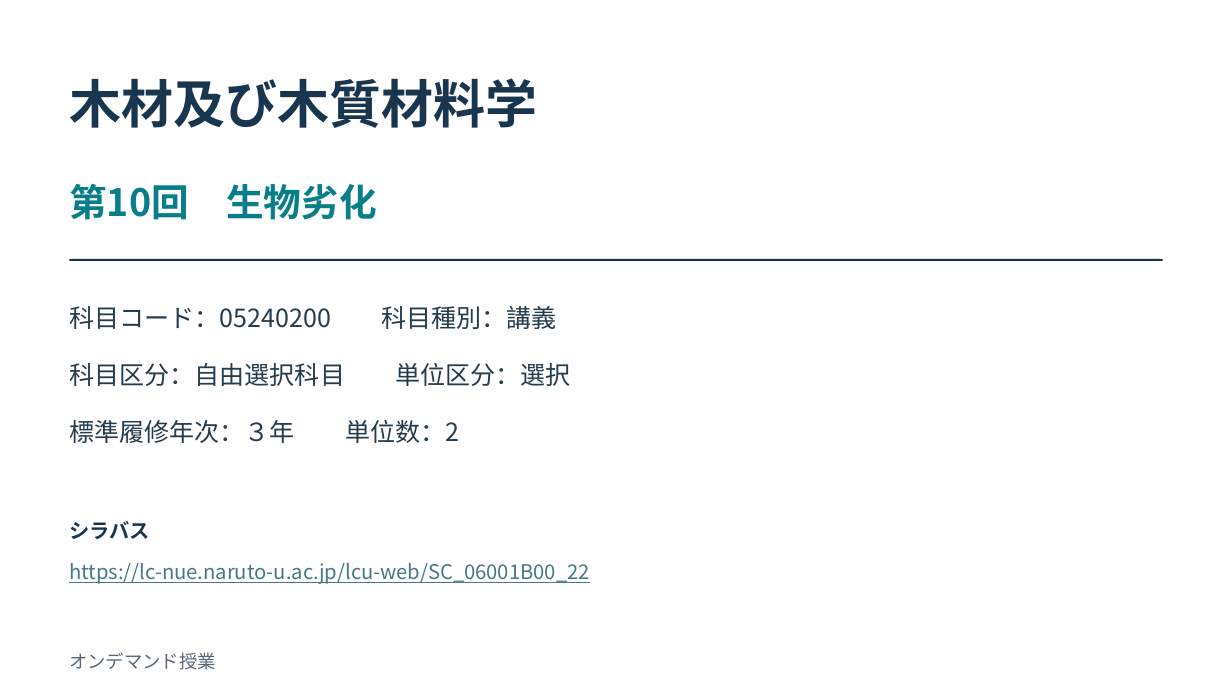
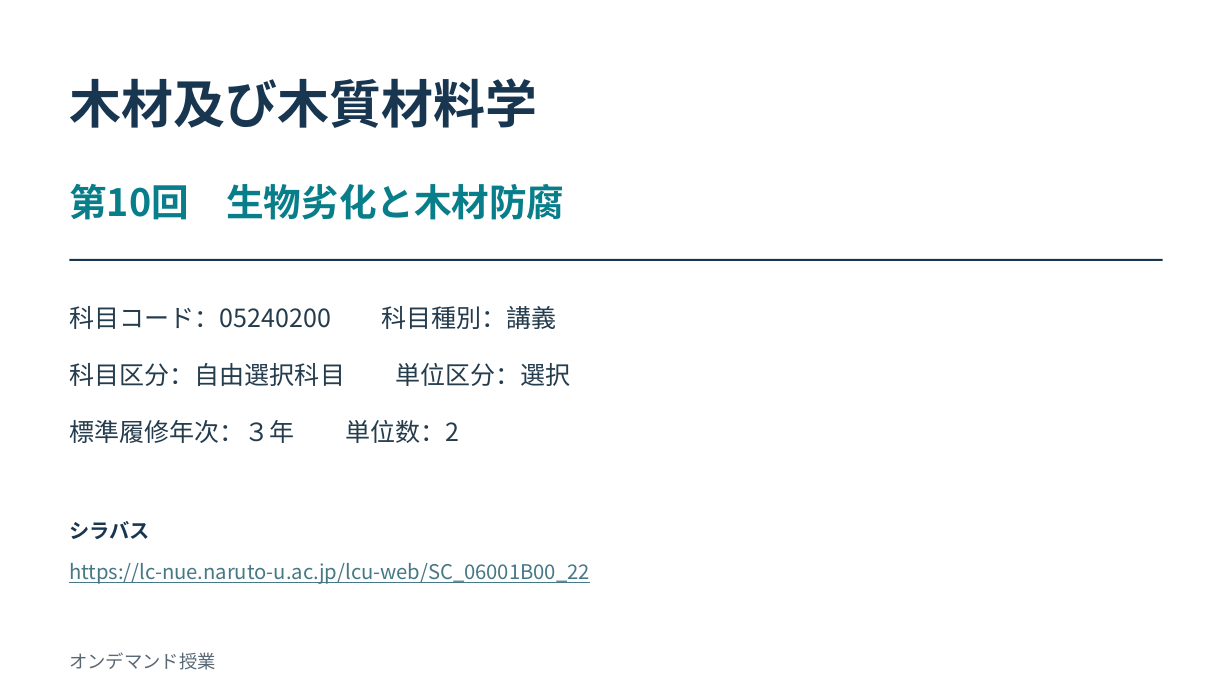
Before and after one commit to zooc-14calbp/wood-science-course, a slide deck: slide 1 of 第10回/10_オンデマンド_授業スライド.pptx. Drawn at 1232x693 pixels with LibreOffice and Linux fonts; fonts in the diff are those of the drawing. Boxes give left, top, right and bottom in pixels: in the first picture for what was removed or moved away, otherwise in the second. Text is boxed around its words. In the diff, an @@ line names an element or a change of style, - is before the commit and + after.

```diff
--- a/第10回/10_オンデマンド_授業スライド.pptx
+++ b/第10回/10_オンデマンド_授業スライド.pptx
@@ text at (x1=69, y1=184, x2=564, y2=220): text changed @@
-第10回 生物劣化
+第10回 生物劣化と木材防腐
```
Also in this commit, not shown: 18 other slides changed, 5 slides added, 20 other files.
